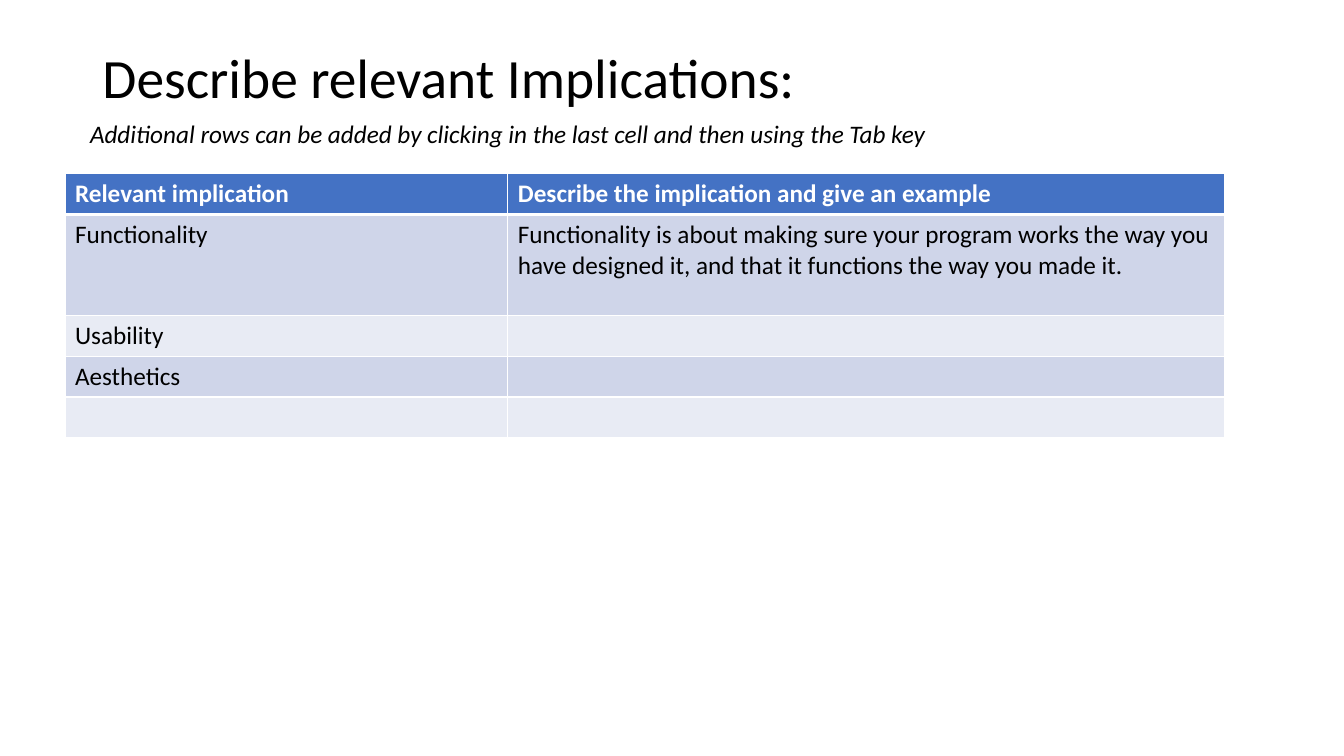
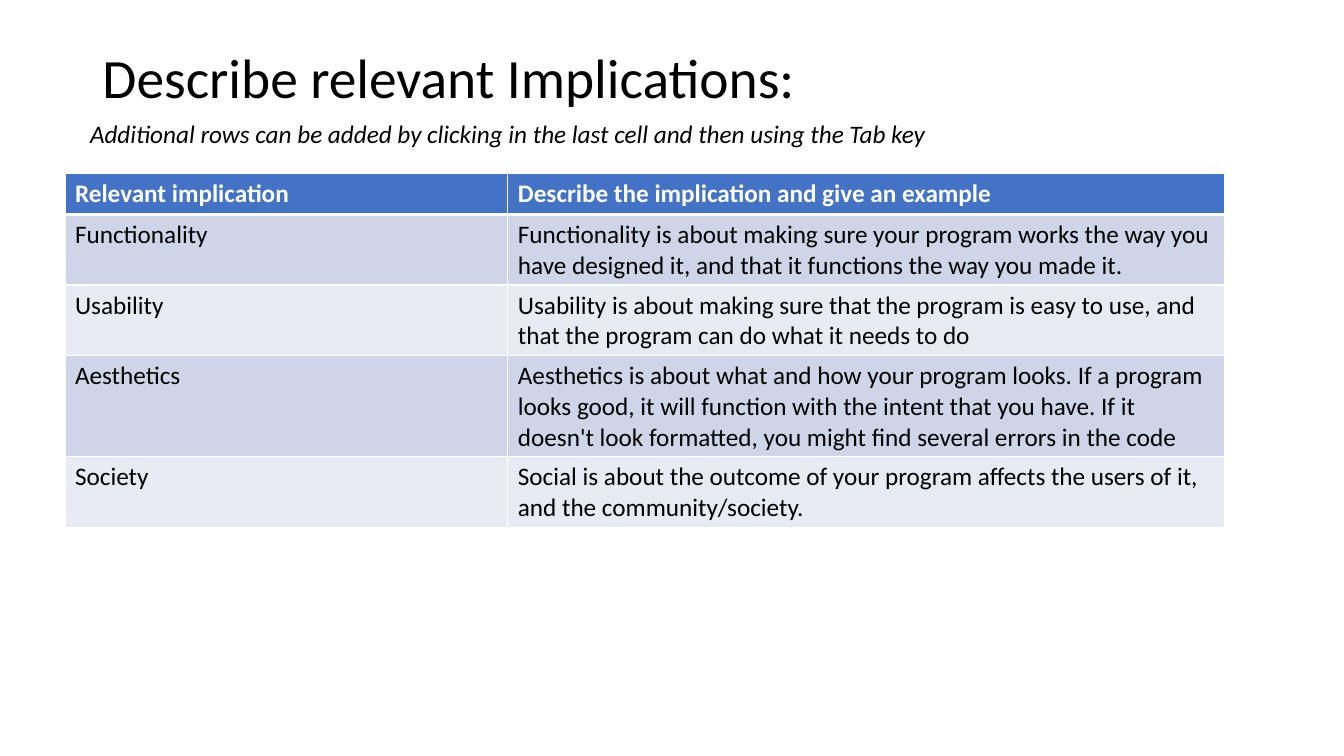
Before and after one commit to joshbatmiddleton/1.7-and-1.8-Assesment, a slide deck: slide 3 of Assesment Documents/Powerpoint/1.7 and 1.8 documentation.pptx. Drawn at 1344x756 pixels with LibreOffice and Linux fonts; fonts in the diff are those of the drawing. Boxes give left, top, right and bottom in pixels: in the first picture for what was removed or moved away, otherwise in the second. Text is boxed around its words. In the diff, an @@ line names an element or a change of style, - is before the commit and + after.

Commit message:
Update v1.2.5

```diff
--- a/Assesment Documents/Powerpoint/1.7 and 1.8 documentation.pptx
+++ b/Assesment Documents/Powerpoint/1.7 and 1.8 documentation.pptx
@@ table at (65,173,1224,527) @@
-row 3, column 2: 
+row 3, column 2: Usability is about making sure that the program is easy to use, and that the program can do what it needs to do
-row 4, column 2: 
+row 4, column 2: Aesthetics is about what and how your program looks. If a program looks good, it will function with the intent that you have. If it doesn't look formatted, you might find several errors in the code
-row 5, column 1: 
+row 5, column 1: Society
-row 5, column 2: 
+row 5, column 2: Social is about the outcome of your program affects the users of it, and the community/society.
```
